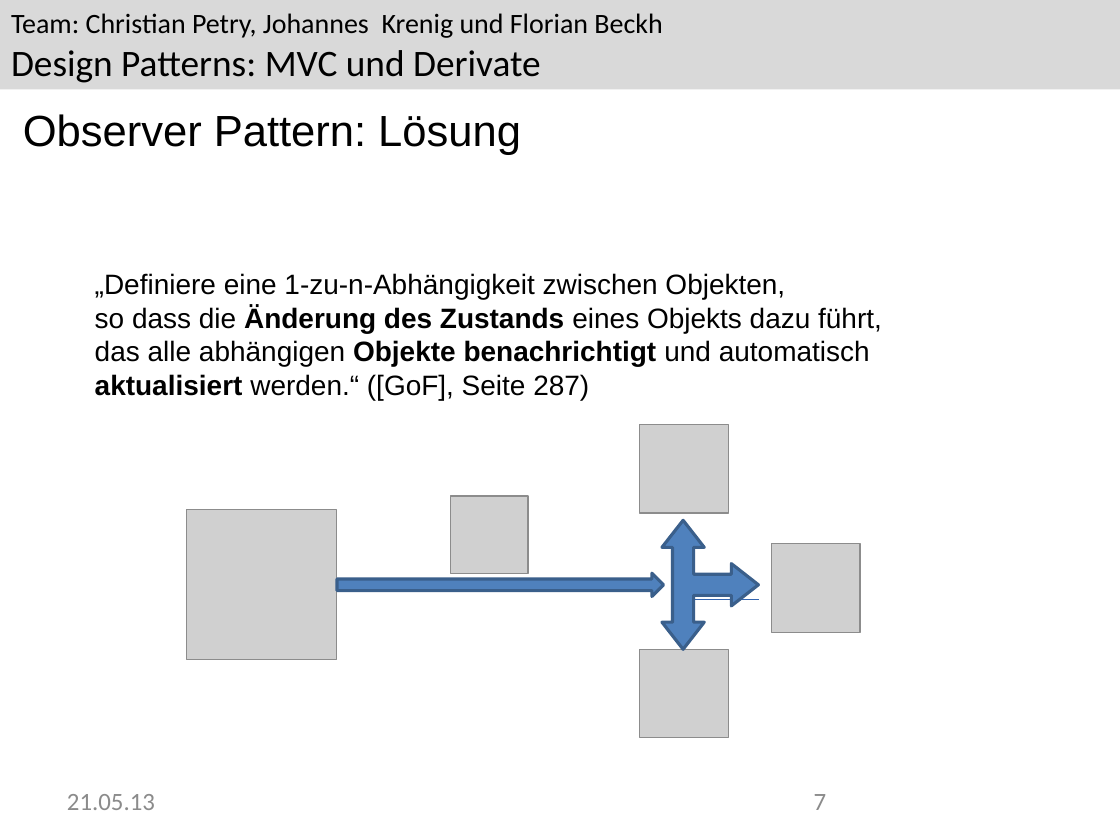
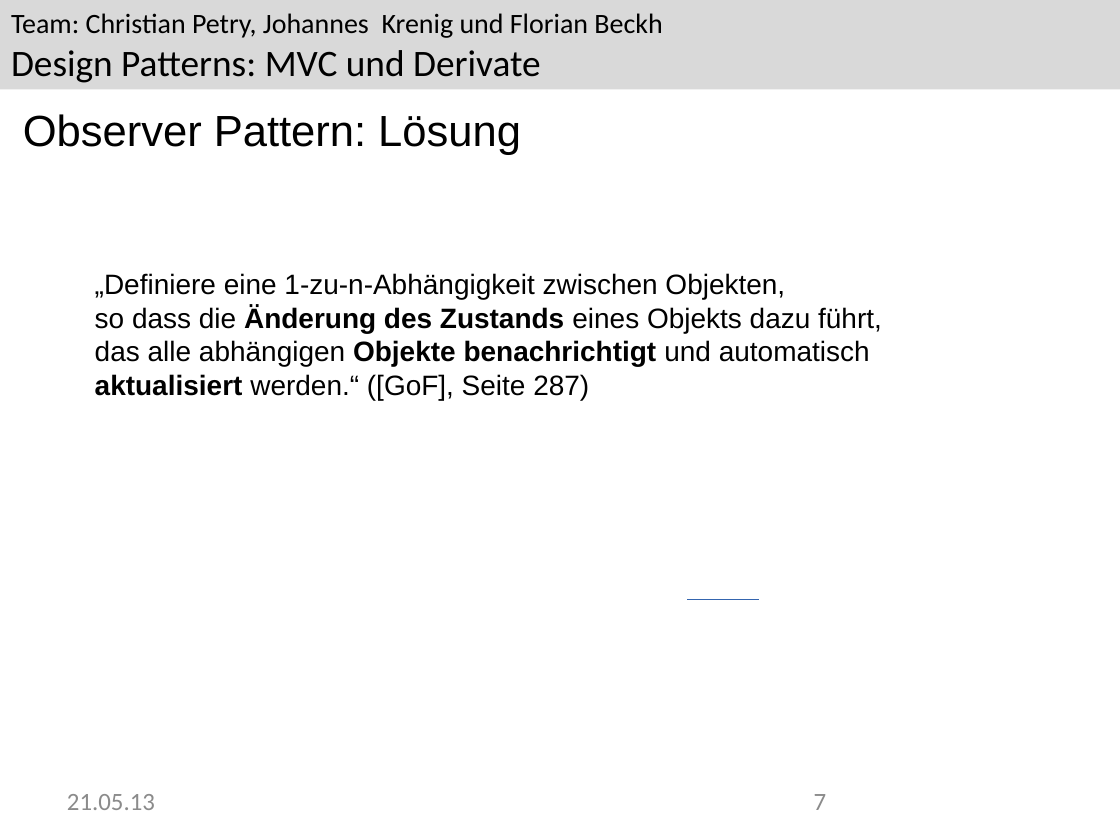
Before and after one commit to Greever/Design-Pattern-MVC, a slide deck: slide 7 of Dokumentation/Praesentation/Praesentation.pptx. Drawn at 1120x840 pixels with LibreOffice and Linux fonts; fonts in the diff are those of the drawing; grey boxes stand for pictures; background and template pictures are left out. Boxes give left, top, right and bottom in pixels: in the first picture for what was removed or moved away, otherwise in the second. Text is boxed around its words. In the diff, an @@ line names an element or a change of style, - is before the commit and + after.

```diff
--- a/Dokumentation/Praesentation/Praesentation.pptx
+++ b/Dokumentation/Praesentation/Praesentation.pptx
@@ picture removed at (x1=640, y1=424, x2=728, y2=513) @@
@@ picture removed at (x1=451, y1=496, x2=529, y2=573) @@
@@ picture removed at (x1=187, y1=510, x2=337, y2=660) @@
@@ left right up arrow removed at (x1=661, y1=520, x2=758, y2=649) @@
@@ picture removed at (x1=772, y1=544, x2=860, y2=633) @@
@@ right arrow removed at (x1=337, y1=573, x2=664, y2=597) @@
@@ picture removed at (x1=640, y1=650, x2=728, y2=738) @@
```
Also in this commit, not shown: 2 other slides changed, 1 slide removed, 4 other files.
